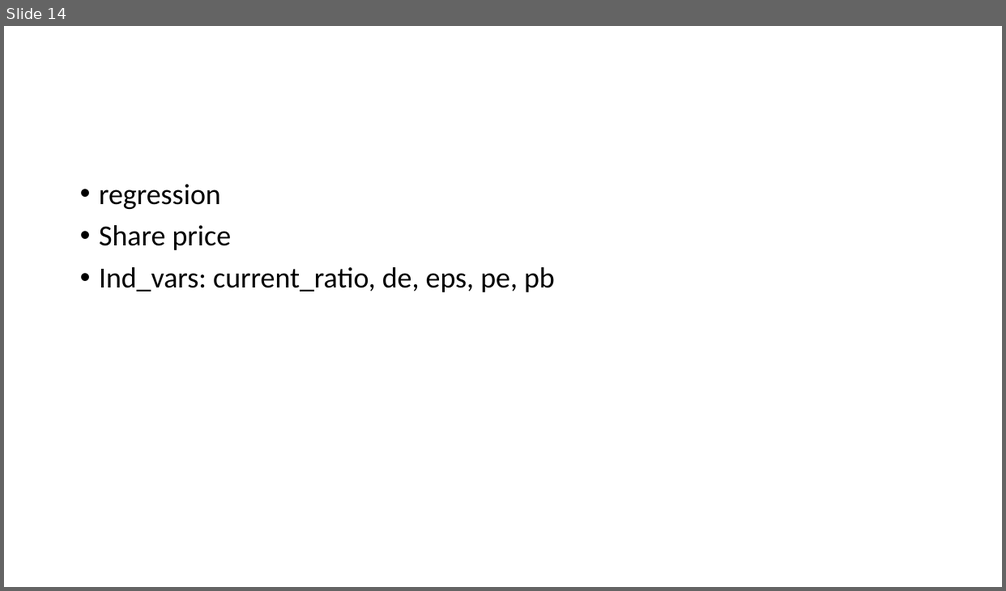
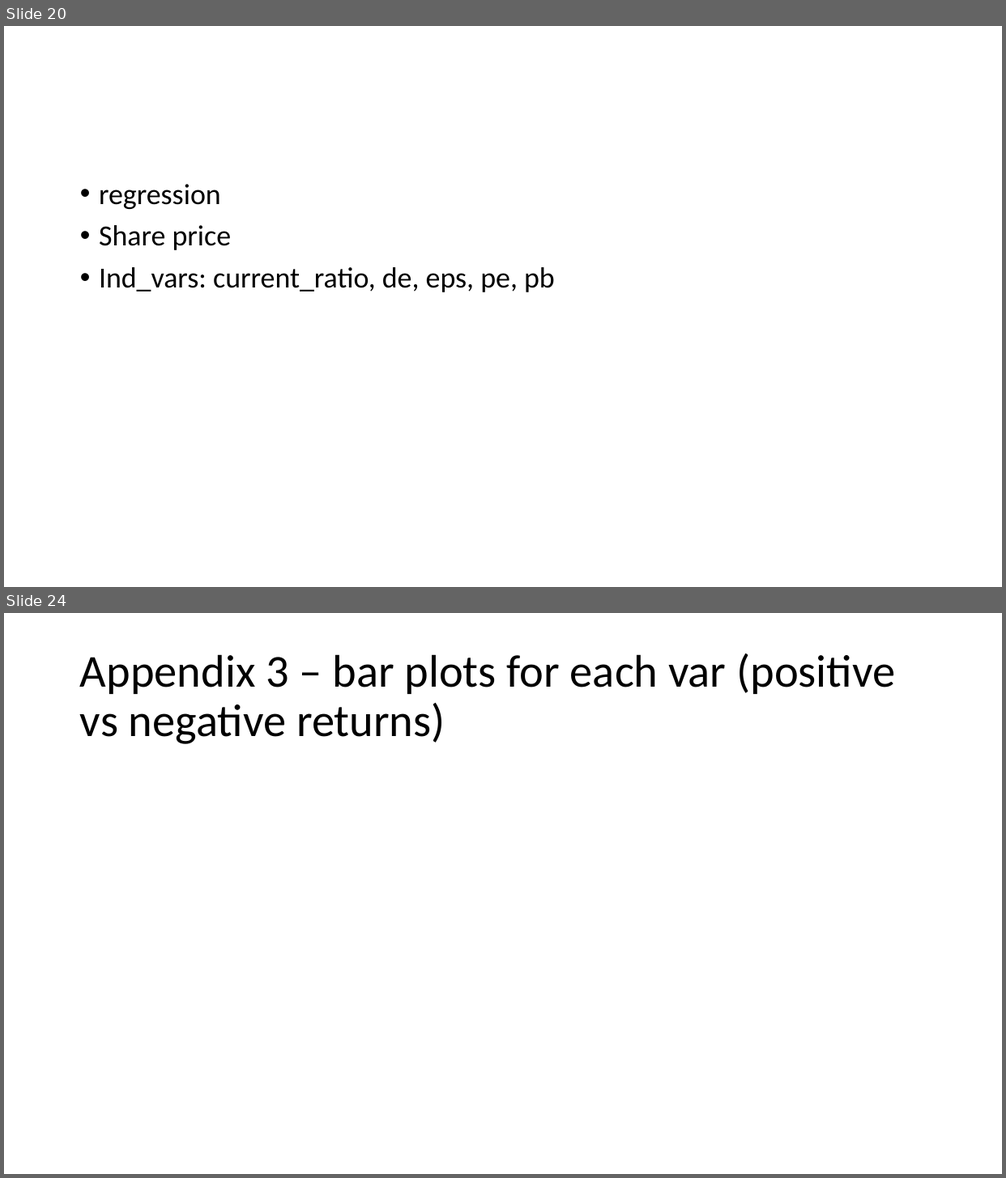
Before and after one commit to gentley99/IOD_2020_JIN, a slide deck: Assignment/Financial/Presentation1.pptx. Shown one above the other, each under a label of ours: slide 14 before the commit, slides 20 and 24 after it; the slides between them are not shown. The pictures are 1006x591 and 1006x1178 pixels, drawn with LibreOffice and Linux fonts; fonts in the diff are those of the drawing. Boxes give left, top, right and bottom in pixels: in the first picture for what was removed or moved away, otherwise in the second. Text is boxed around its words. In the diff, an @@ line names an element or a change of style, - is before the commit and + after.

```diff
--- a/Assignment/Financial/Presentation1.pptx
+++ b/Assignment/Financial/Presentation1.pptx
@@ slide 24 added at [4, 613, 1002, 1174], background #FFFFFF @@
@@ title added at [80, 653, 895, 744], 44 pt, text #000000 @@
+Appendix 3 – bar plots for each var (positive vs negative returns)
@@ what was slide 14 is now slide 20 @@
```
Also in this commit, not shown: 8 slides changed, 14 other slides added, 5 slides removed, 17 other files.
